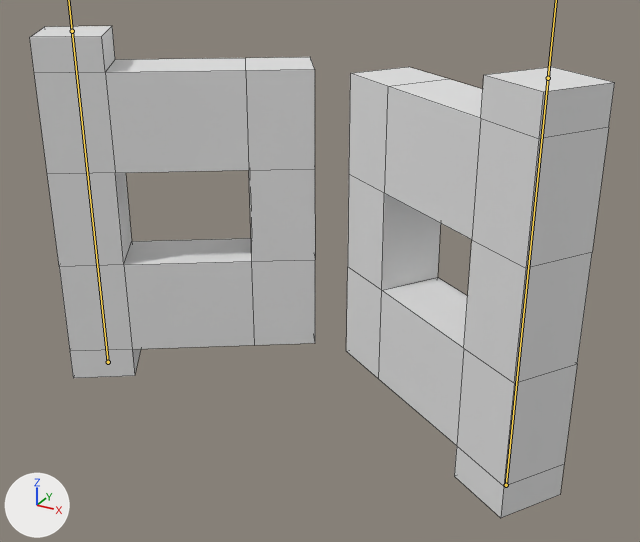
The FBX model common/src/main/resources/assets/extra_details/assimp/animations/block/fence_gate/fence_gate_close.fbx as it was, and as the next commit left it.
Both versions are drawn from a 50 mm camera at (0.756, -1.234, 1.25) aimed at (0.018, 0.107, 0.579). Arrows for +X, +Y and +Z are at lower left; the lights stay in place. Both versions are drawn at frame 14 of the action 'Armature|ArmatureAction'; the numbers are the values there. The bones that bend it are drawn over the model as lines. Mesh edges are drawn as thin lines.

The first picture shows 'fence_gate'.
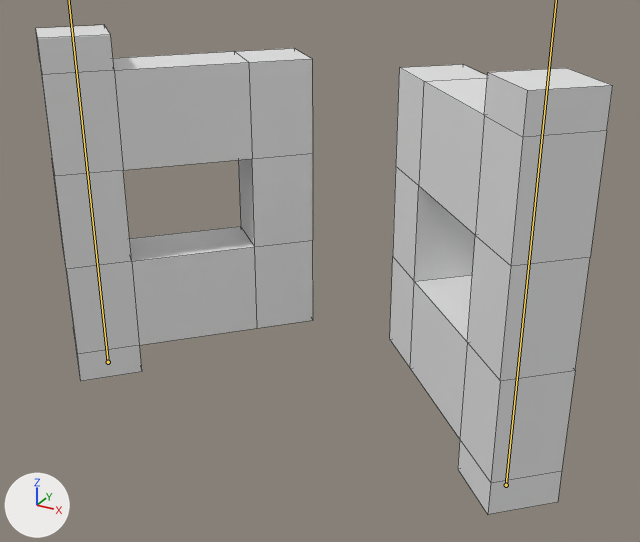
Where the change shows, as pixel boxes [x1, y1, x2, y2] in the pictures (640 x 542 px):
'fence_gate', posed: before [30, 26, 615, 518]; after [36, 25, 613, 514]

What the commit changed:
Bone 'right.door' (bone_right_door) turns from (0, -33, 0) to (0, -47, 0) degrees about its own x, y and z.
Bone 'left.door' (bone_left_door) turns from (0, 33, 0) to (0, 47, 0) degrees about its own x, y and z.
